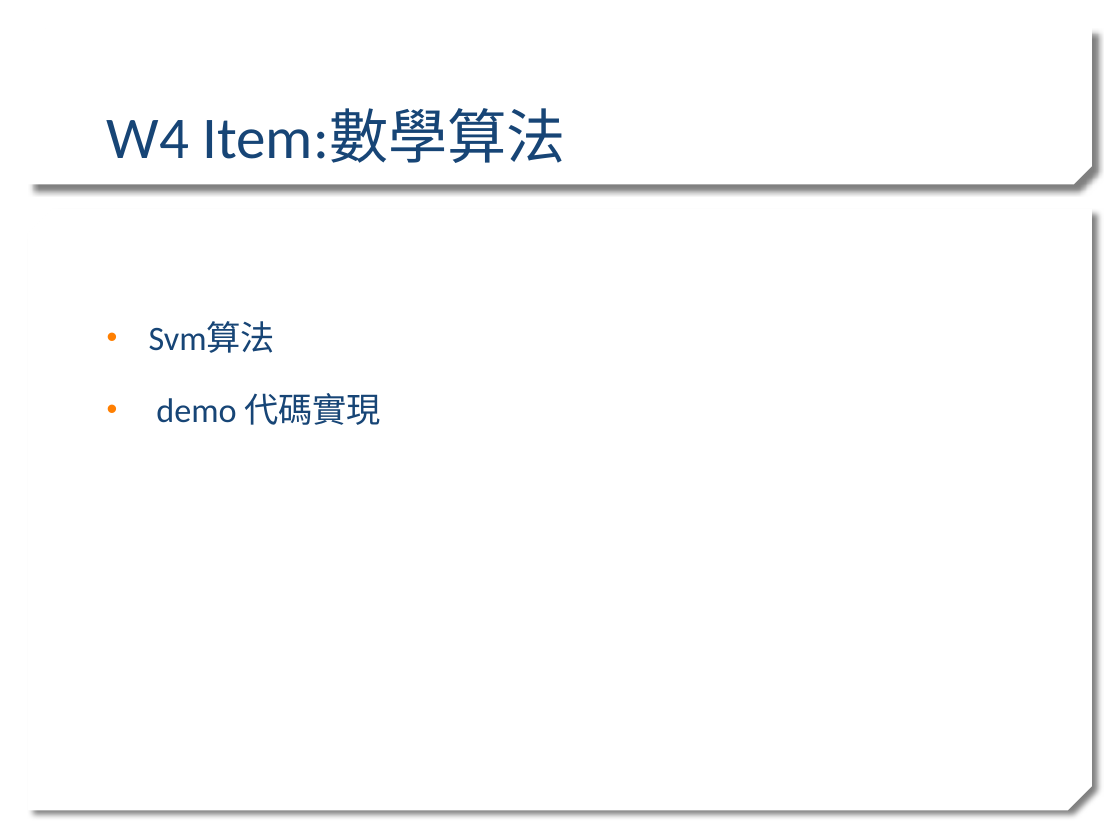
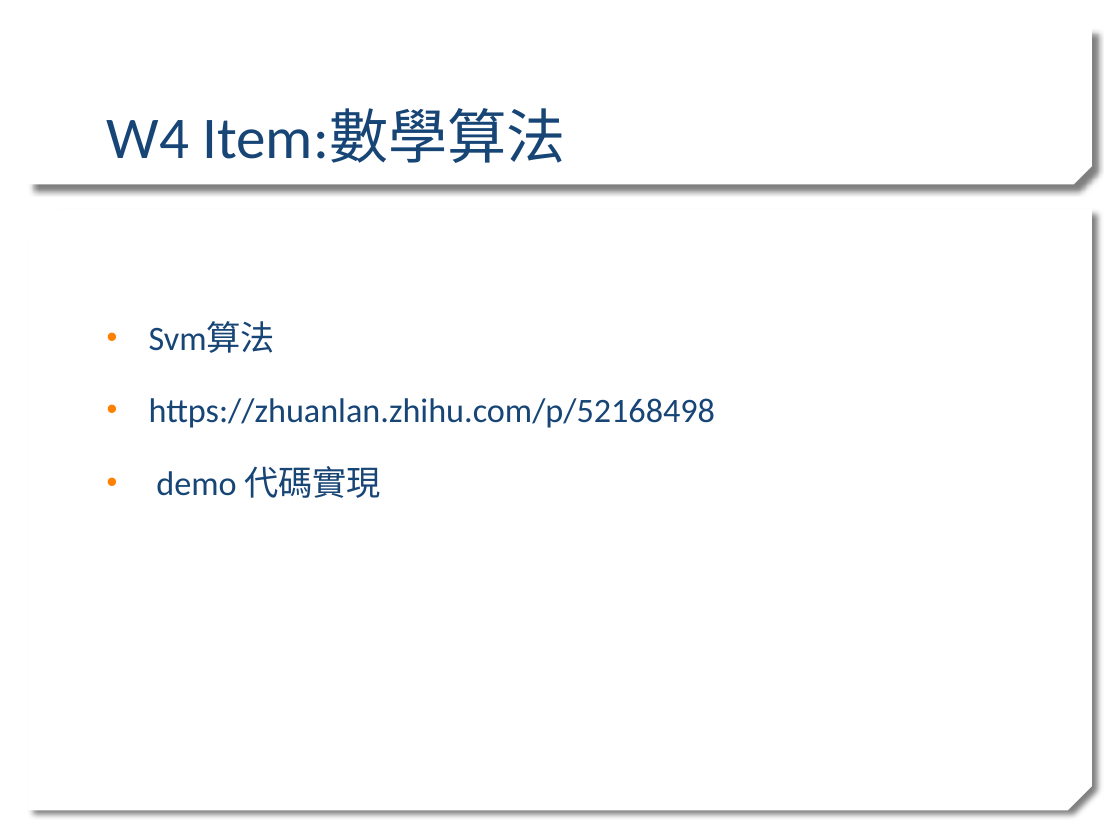
Before and after one commit to stereo720712/2020_Learn_practice_Machine_Learning, a slide deck: slide 32 of ml traing sean_detail.pptx. Drawn at 1120x840 pixels with LibreOffice and Linux fonts; fonts in the diff are those of the drawing; background and template pictures are left out. Boxes give left, top, right and bottom in pixels: in the first picture for what was removed or moved away, otherwise in the second. Text is boxed around its words. In the diff, an @@ line names an element or a change of style, - is before the commit and + after.

```diff
--- a/ml traing sean_detail.pptx
+++ b/ml traing sean_detail.pptx
@@ text at [149,398,715,428]: paragraph added @@
+• https://zhuanlan.zhihu.com/p/52168498
```
Also in this commit, not shown: 2 other slides changed.
